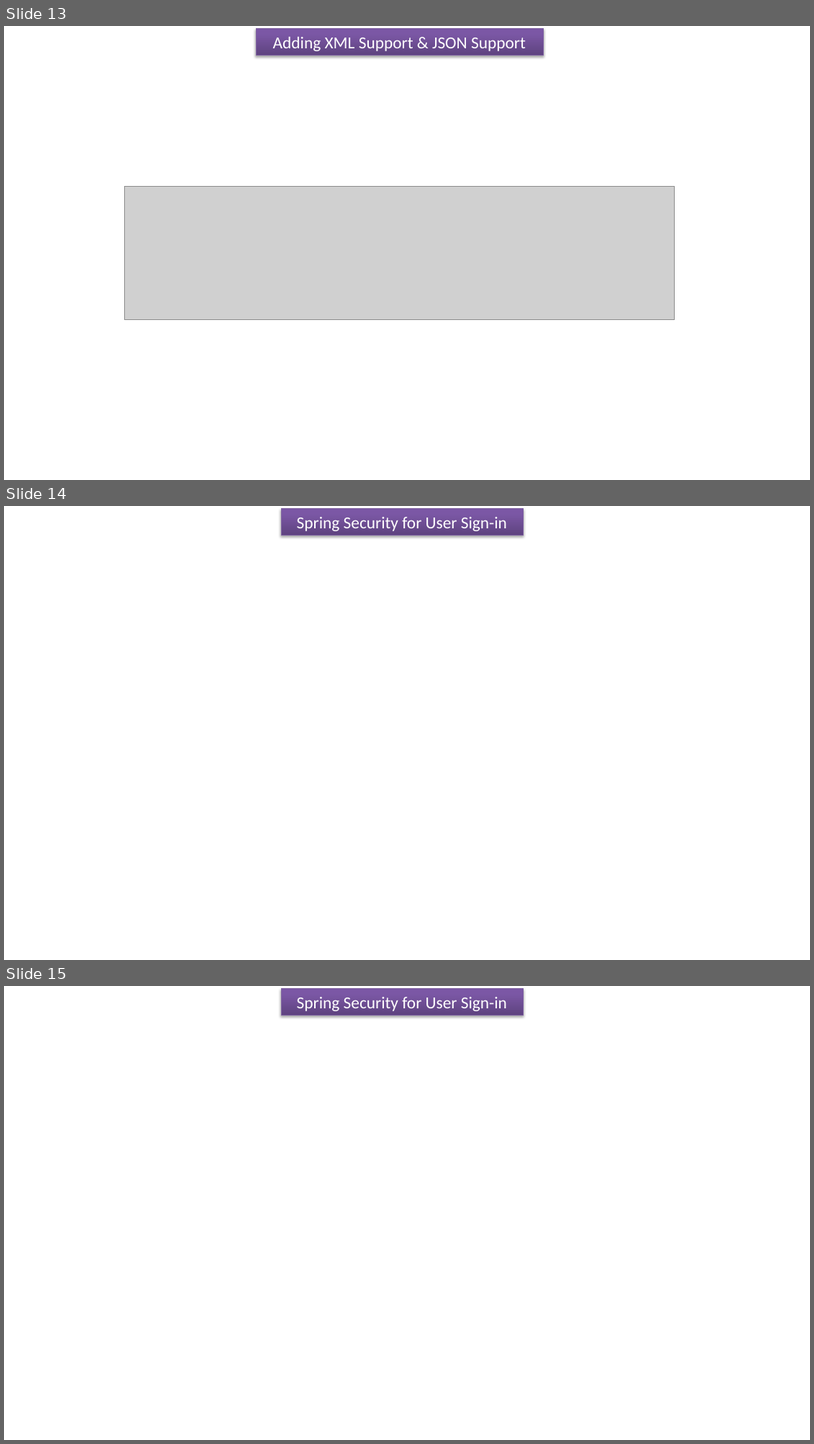
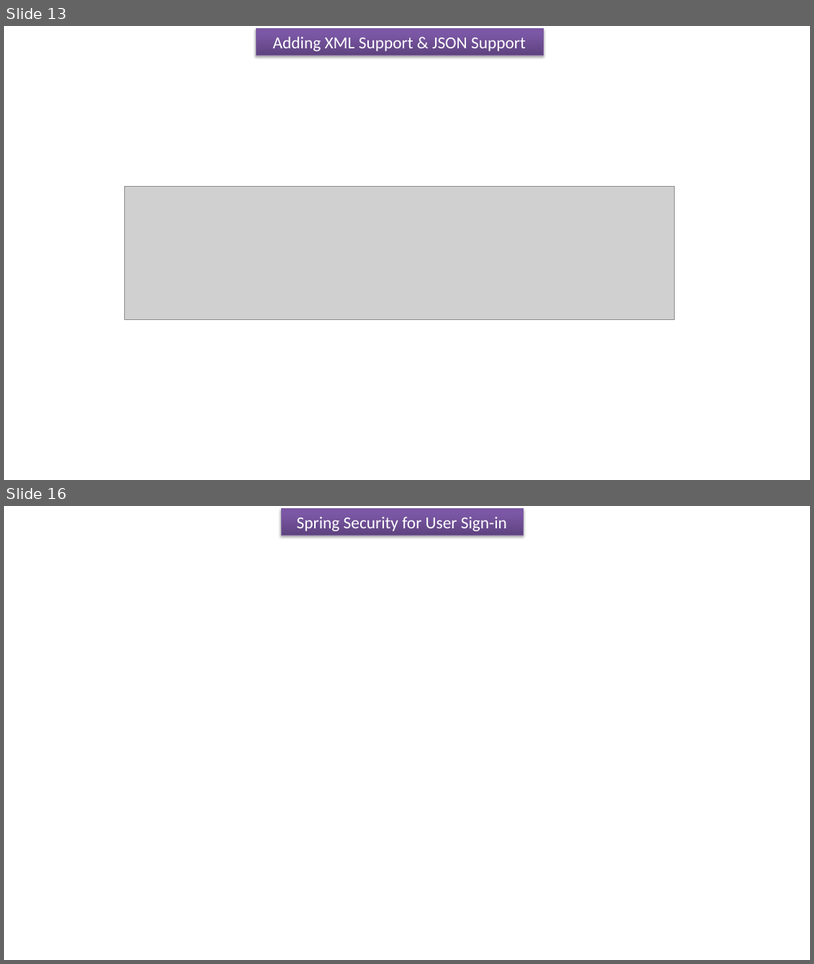
Before and after one commit to ramram43210/Java_2021, a slide deck: Java_2021/SpringBoot_Signup_Signin/User_Signin_Signup_Security.pptx. Shown one above the other, each under a label of ours: slides 13, 14 and 15 before the commit, slides 13 and 16 after it; the slides between them are not shown. The pictures are 814x1444 and 814x964 pixels, drawn with LibreOffice and Linux fonts; fonts in the diff are those of the drawing; grey boxes stand for pictures. Boxes give left, top, right and bottom in pixels: in the first picture for what was removed or moved away, otherwise in the second. Text is boxed around its words. In the diff, an @@ line names an element or a change of style, - is before the commit and + after.

```diff
--- a/Java_2021/SpringBoot_Signup_Signin/User_Signin_Signup_Security.pptx
+++ b/Java_2021/SpringBoot_Signup_Signin/User_Signin_Signup_Security.pptx
@@ slide 14 removed at bbox=[4, 506, 810, 960], background #FFFFFF @@
@@ rectangle removed at bbox=[281, 508, 523, 535] @@
-Spring Security for User Sign-in
@@ what was slide 15 is now slide 16 @@
```
Also in this commit, not shown: 2 slides added, 2 other files.
